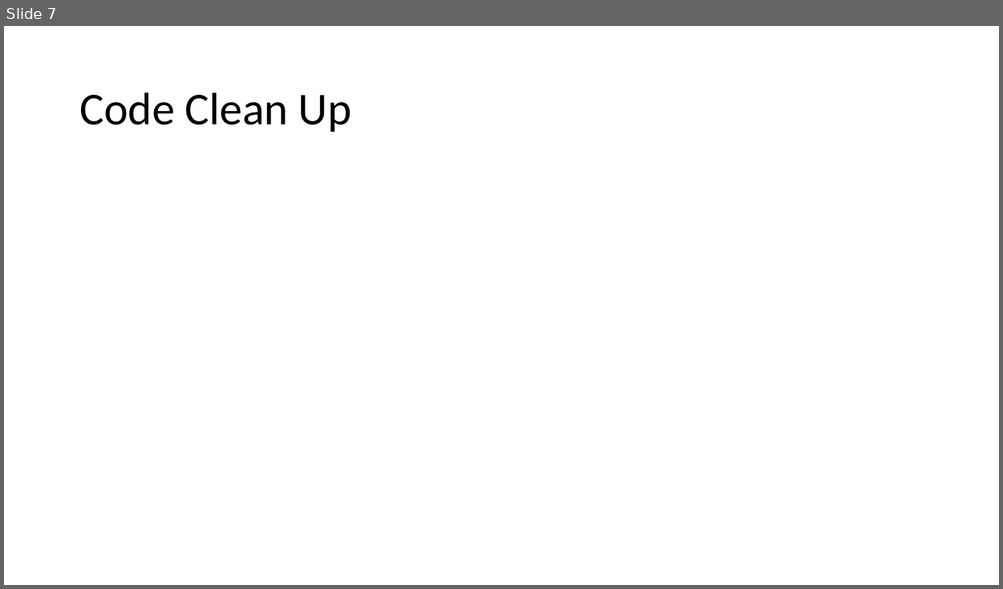
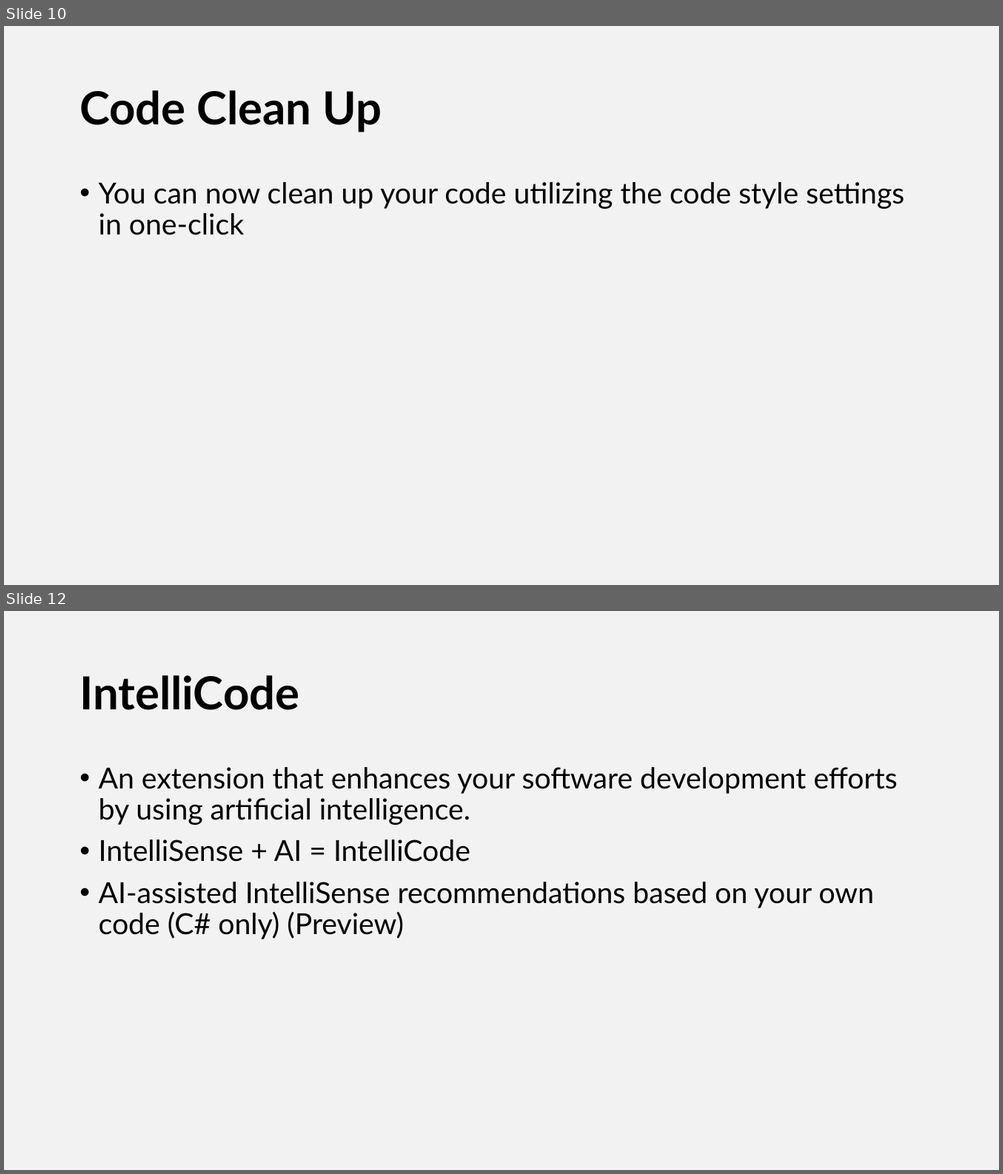
Before and after one commit to NYCDotNetDevs/VisualStudio2019, a slide deck: Slides/VisualStudio2019NYCLaunchEvent.pptx. Shown one above the other, each under a label of ours: slide 7 before the commit, slides 10 and 12 after it; the slides between them are not shown. The pictures are 1003x589 and 1003x1174 pixels, drawn with LibreOffice and Linux fonts; fonts in the diff are those of the drawing. Boxes give left, top, right and bottom in pixels: in the first picture for what was removed or moved away, otherwise in the second. Text is boxed around its words. In the diff, an @@ line names an element or a change of style, - is before the commit and + after.

```diff
--- a/Slides/VisualStudio2019NYCLaunchEvent.pptx
+++ b/Slides/VisualStudio2019NYCLaunchEvent.pptx
@@ slide 12 added at [4, 611, 999, 1170], background #F2F2F2 @@
@@ title added at [79, 675, 299, 710], 44 pt, text #000000, bold @@
+IntelliCode
@@ text added at [99, 767, 897, 940], 28 pt, text #000000 @@
+• An extension that enhances your software development efforts by using artificial intelligence.
+• IntelliSense + AI = IntelliCode
+• AI-assisted IntelliSense recommendations based on your own code (C# only) (Preview)
@@ what was slide 7 is now slide 10 @@
@@ slide 10 changed as well @@
@@ background #FFFFFF to #F2F2F2 @@
@@ title "Code Clean Up" at [79, 90, 382, 133]: font Calibri to Lato, bold on @@
@@ text added at [99, 182, 904, 235], 28 pt, text #000000 @@
+• You can now clean up your code utilizing the code style settings in one-click
```
Also in this commit, not shown: 6 other slides changed, 9 other slides added, 3 slides removed.
